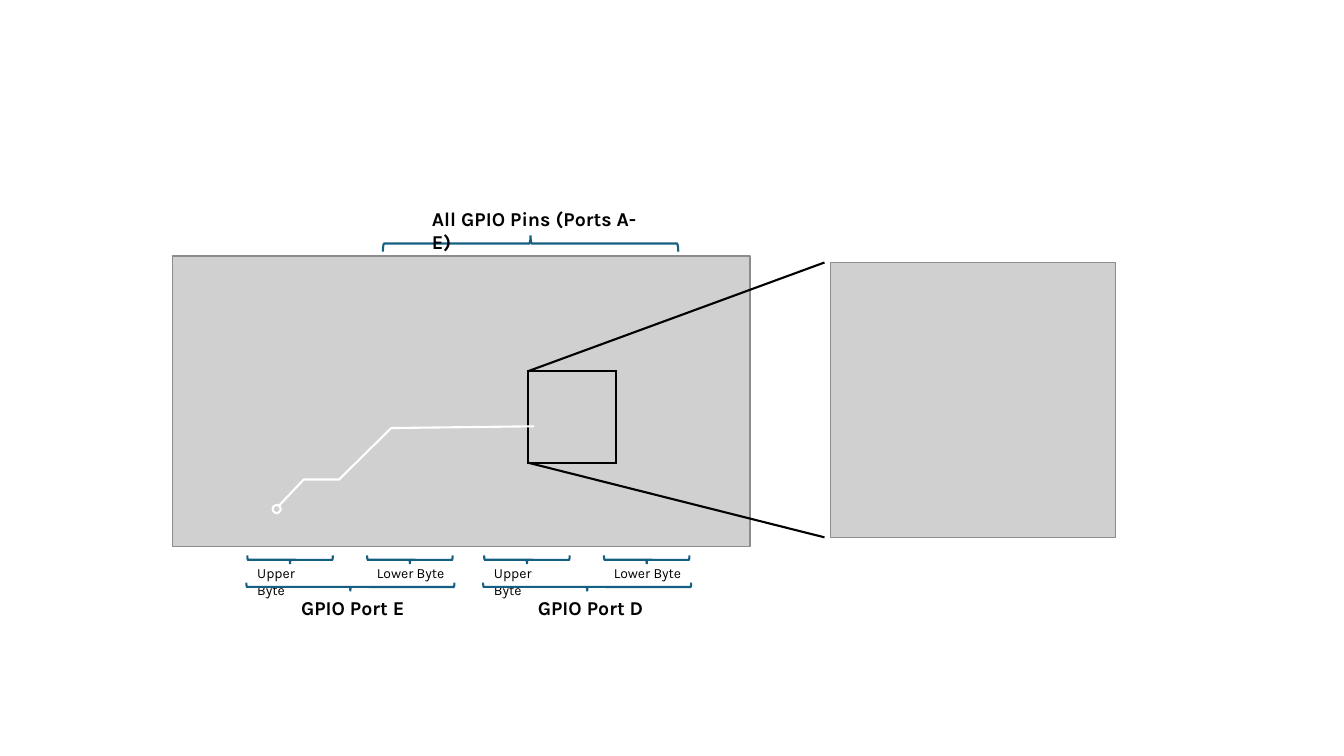
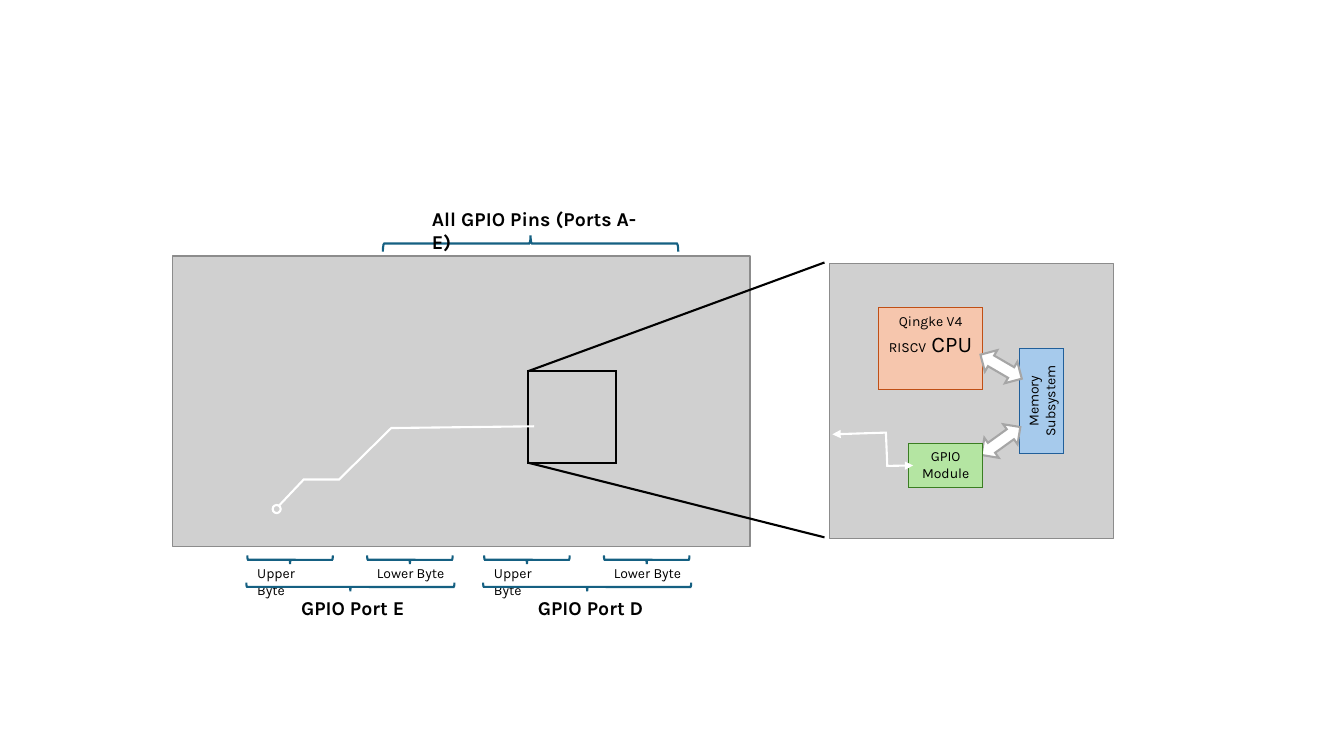
Before and after one commit to elias-at-chalmers/mop-lecture_notes-mirror, a slide deck: slide 6 of images/figures.pptx. Drawn at 1344x756 pixels with LibreOffice and Linux fonts; fonts in the diff are those of the drawing; grey boxes stand for pictures. Boxes give left, top, right and bottom in pixels: in the first picture for what was removed or moved away, otherwise in the second. Text is boxed around its words. In the diff, an @@ line names an element or a change of style, - is before the commit and + after.

Commit message:
Intro to GPIO mostly done.

```diff
--- a/images/figures.pptx
+++ b/images/figures.pptx
@@ freeform shape added at (833, 433, 913, 466), outline #FFFFFF 1.5 pt @@
@@ group added at (878, 309, 1065, 487): 3 rectangles, 2 up down arrows @@
+Qingke V4
+RISCV CPU
+Memory
+Subsystem
+GPIO
+Module
```
Also in this commit, not shown: 3 other files.
